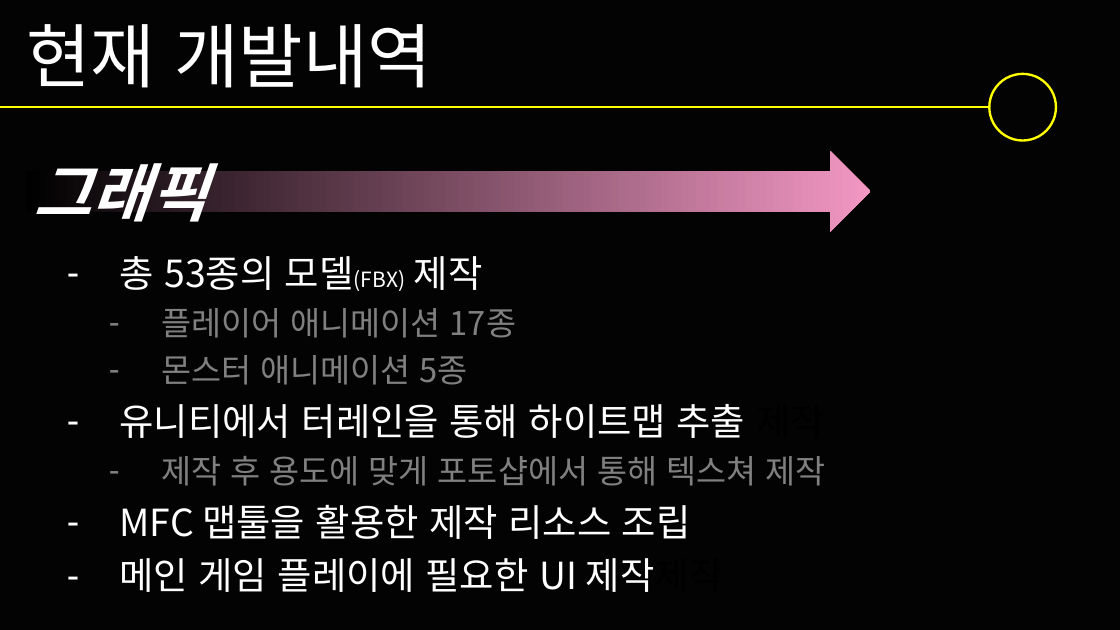
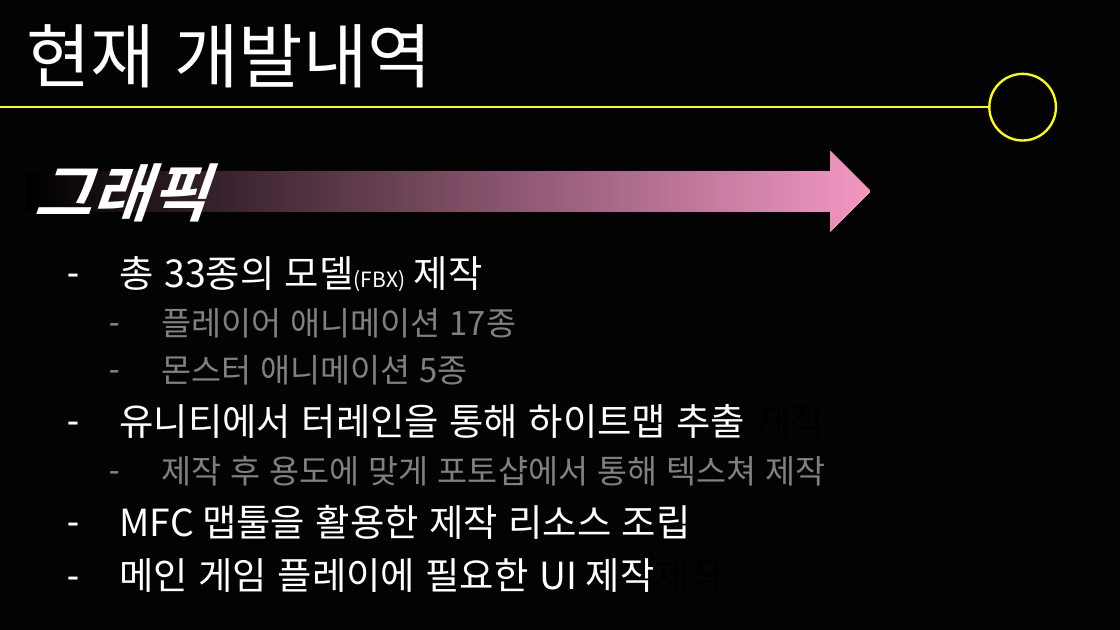
Before and after one commit to korleinster/gamebusdriver, a slide deck: slide 10 of documents/중간발표/노루막이_김형준_신창섭_홍승필_허지훈.pptx. Drawn at 1120x630 pixels with LibreOffice and Linux fonts; fonts in the diff are those of the drawing; background and template pictures are left out. Boxes give left, top, right and bottom in pixels: in the first picture for what was removed or moved away, otherwise in the second. Text is boxed around its words. In the diff, an @@ line names an element or a change of style, - is before the commit and + after.

```diff
--- a/documents/중간발표/노루막이_김형준_신창섭_홍승필_허지훈.pptx
+++ b/documents/중간발표/노루막이_김형준_신창섭_홍승필_허지훈.pptx
@@ text at (x1=119, y1=256, x2=483, y2=291): text changed @@
-– 총 53종의 모델(FBX) 제작
+– 총 33종의 모델(FBX) 제작
```
Also in this commit, not shown: 1 other slide changed, 18 other files.
